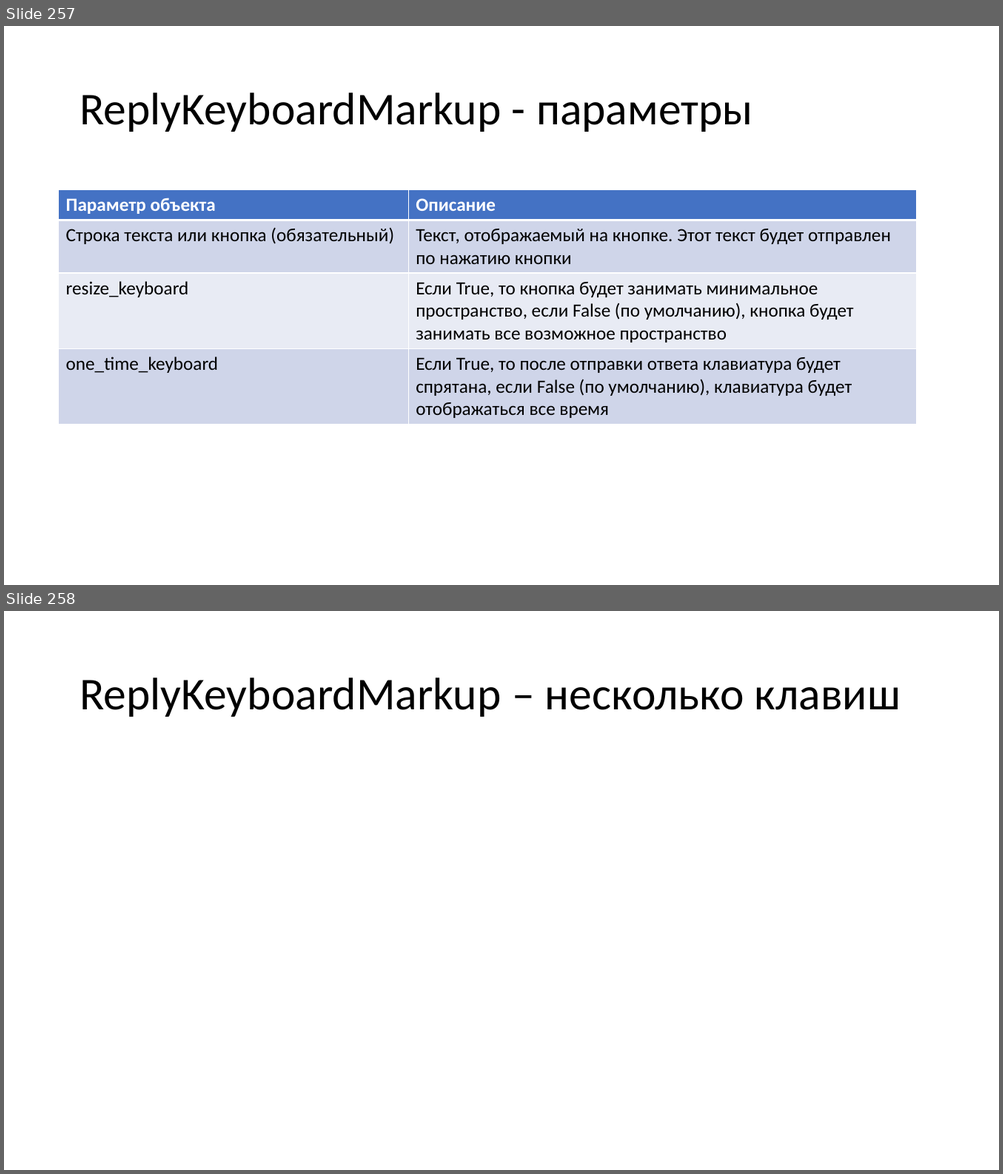
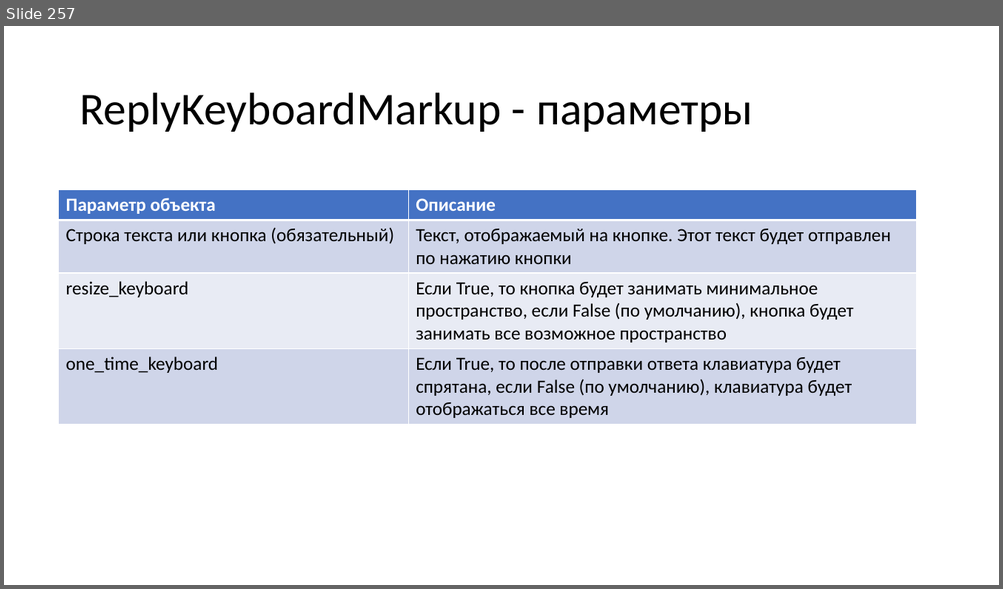
Before and after one commit to paveltsytovich/telegram-course, a slide deck: Presentation/Разработка ботов для телеграмм на Python.pptx. Shown one above the other, each under a label of ours: slides 257 and 258 before the commit, slide 257 after it. The pictures are 1003x1174 and 1003x589 pixels, drawn with LibreOffice and Linux fonts; fonts in the diff are those of the drawing. Boxes give left, top, right and bottom in pixels: in the first picture for what was removed or moved away, otherwise in the second. Text is boxed around its words. In the diff, an @@ line names an element or a change of style, - is before the commit and + after.

Commit message:
ReplyKeyboardMarkup готово

```diff
--- a/Presentation/Разработка ботов для телеграмм на Python.pptx
+++ b/Presentation/Разработка ботов для телеграмм на Python.pptx
@@ slide 258 removed at <box>4,611,999,1170</box>, background #FFFFFF @@
@@ title removed at <box>79,678,900,717</box> @@
-ReplyKeyboardMarkup – несколько клавиш
```
Also in this commit, not shown: 3 slides added, 1 other file.
